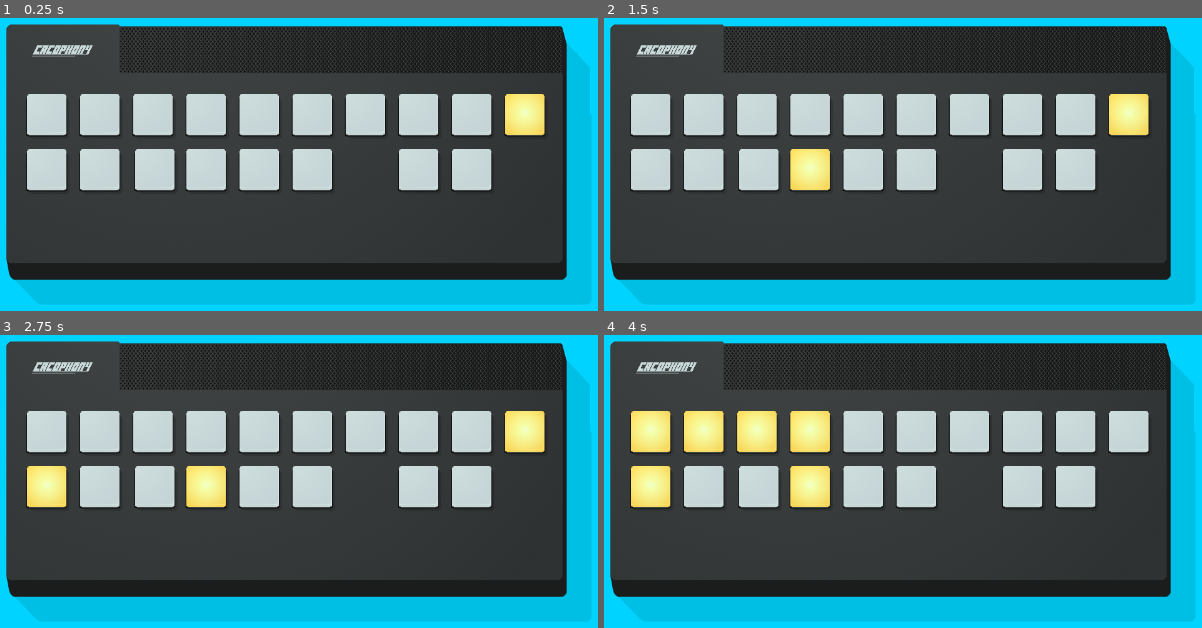
Above: before the commit, frames 1-4 (two rows, left to right).
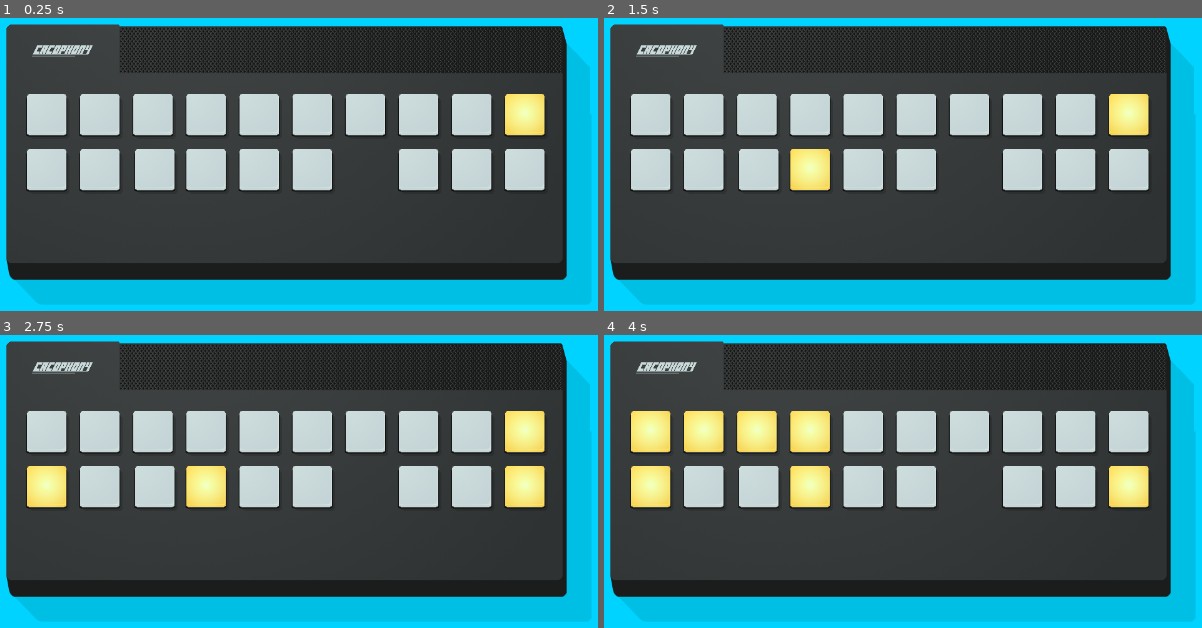
Above: after the commit, the same moments.

Repository: winterbeak/cacophony-t35x
Game: Godot game, scene res://Main.tscn
Same seed, same stepped clock (60 frames per second), same inputs: the game is played once before the commit and once after it.
Inputs:
- Up to frame 1 (0.25 s): no input
- Up to frame 2 (1.5 s): tap Enter at 0.5 s; tap Space at 1.25 s
- Up to frame 3 (2.75 s): tap Enter at 2 s
- Up to frame 4 (4 s): no input

The runs differ from the first frame. In frame 1, 0.9% of the frame differs, in the area x 84-92%, y 44-60%; in frame 2, 0.9%; in frame 3, 0.9%; in frame 4, 0.9%.

Commit message:
Add number component

Diff:
--- a/Analog Cacophony/scenes/Grid.gd
+++ b/Analog Cacophony/scenes/Grid.gd
@@ -12,11 +12,12 @@
 	$VolumeComponent.position.y = Constants.LIGHT_DISTANCE_VERT
 	$CountComponent.position.y = Constants.LIGHT_DISTANCE_VERT
 	$ParityComponent.position.y = Constants.LIGHT_DISTANCE_VERT
+	$NumberComponent.position.y = Constants.LIGHT_DISTANCE_VERT
 
 	$VolumeComponent.position.x = Constants.LIGHT_DISTANCE_HORIZ
 	$CountComponent.position.x = Constants.LIGHT_DISTANCE_HORIZ * 3
 	$ParityComponent.position.x = Constants.LIGHT_DISTANCE_HORIZ * 7
-
+	$NumberComponent.position.x = Constants.LIGHT_DISTANCE_HORIZ * 9
 
 func _process(delta):
 	if timer % 600 == 0:
@@ -25,6 +26,8 @@
 		$CountComponent.activate(5)
 	elif timer % 600 == 100:
 		$ScaleComponent.activate($ScaleComponent.note_time * 5)
+	elif timer % 600 == 150:
+		$NumberComponent.activate(5)
 	elif timer % 600 == 200:
 		$QueryComponent.activate(3)
 	elif timer % 600 == 300:
--- a/Analog Cacophony/scenes/Grid.tscn
+++ b/Analog Cacophony/scenes/Grid.tscn
@@ -8,6 +8,7 @@
 [ext_resource path="res://scenes/components/VolumeComponent.tscn" type="PackedScene" id=6]
 [ext_resource path="res://scenes/components/ParityComponent.tscn" type="PackedScene" id=7]
 [ext_resource path="res://scenes/components/CountComponent.tscn" type="PackedScene" id=8]
+[ext_resource path="res://scenes/components/NumberComponent.tscn" type="PackedScene" id=9]
 
 [node name="Grid" type="Node2D"]
 script = ExtResource( 2 )
@@ -25,3 +26,5 @@
 [node name="VolumeComponent" parent="." instance=ExtResource( 6 )]
 
 [node name="CountComponent" parent="." instance=ExtResource( 8 )]
+
+[node name="NumberComponent" parent="." instance=ExtResource( 9 )]
--- /dev/null
+++ b/Analog Cacophony/scenes/components/NumberComponent.tscn
@@ -0,0 +1,11 @@
+[gd_scene load_steps=4 format=2]
+
+[ext_resource path="res://scripts/components/NumberComponent.gd" type="Script" id=1]
+[ext_resource path="res://scenes/components/BaseComponent.tscn" type="PackedScene" id=2]
+[ext_resource path="res://scenes/Light.tscn" type="PackedScene" id=3]
+
+[node name="NumberComponent" instance=ExtResource( 2 )]
+script = ExtResource( 1 )
+
+[node name="Light" parent="." index="1" instance=ExtResource( 3 )]
+key = "S"
--- /dev/null
+++ b/Analog Cacophony/scripts/components/NumberComponent.gd
@@ -0,0 +1,20 @@
+extends "res://scripts/components/BaseComponent.gd"
+
+var expected: int = 0
+var actual: int = 0
+
+var rng: RandomNumberGenerator = RandomNumberGenerator.new()
+
+func _ready() -> void:
+	lights = [$Light]
+
+func start() -> void:
+	lights[0].turn_on()
+	expected = rng.randi_range(1, 5)
+	actual = 0
+
+func on_key_press(key: String) -> void:
+	actual += 1
+	if actual == expected:
+		lights[0].turn_off()
+		deactivate()
Not shown: 1 places in Analog Cacophony/scenes/Grid.tscn that only renumber resources
